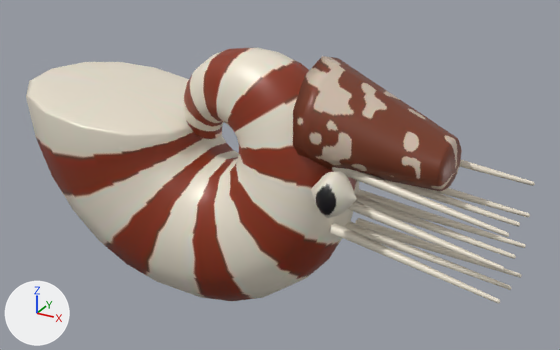
The glTF model public/aqua/models/fish/nautilus.glb as it was, and as the next commit left it.
Camera for both pictures: a 50 mm camera at (6143.9, -2.344, 1.227) aimed at (6142.58, 0.057, 0.027). Arrows for +X, +Y and +Z are at lower left; the lights stay in place. The first picture is the older version. Vertices at exactly the same position are counted once.

The older version as bpy lines, for what is in view:
```python
me_nautilus = bpy.data.meshes.new('nautilus')
me_nautilus.from_pydata(...)  # 1406 vertices, 2756 faces; spans x 6141.5..6143.5, y -0.35..0.35, z -0.53..0.53
me_nautilus.materials.append(mat_painted_pbr_atlas)  # picture img_nautilus_basecolor
ob_nautilus = bpy.data.objects.new('nautilus', me_nautilus)
ob_nautilus.location = (0.0, 0.0, 0.0)
```
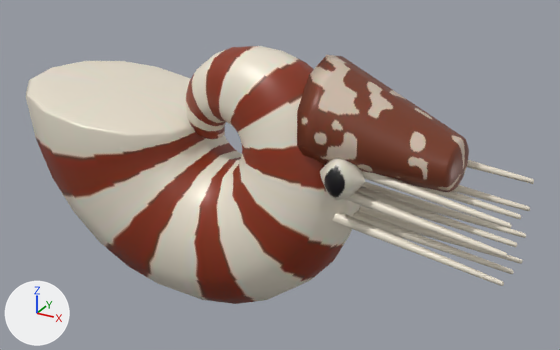
Edits to the bpy script that builds the scene:
```text
Change me_nautilus:
    used by ob_nautilus; location = (0.0, 0.0, 0.0)
    remove me_nautilus.from_pydata(...)  # 1406 vertices, 2756 faces; spans x 6141.5..6143.5, y -0.35..0.35, z -0.53..0.53
    add me_nautilus.from_pydata(...)  # 1406 vertices, 2756 faces; spans x 6141.5..6143.5, y -0.36..0.36, z -0.54..0.54
    me_nautilus part 1: the loose piece of 520 vertices spanning x 6141.5..6142.91, y -0.35..0.35, z -0.53..0.53 is moved by (0.01, 0.0, 0.0)
    me_nautilus part 2: the loose piece of 132 vertices spanning x 6142.77..6143.27, y -0.21..0.21, z 0.14..0.53 is moved by (0.02, 0.0, 0.0)
    me_nautilus part 3: the loose piece of 92 vertices spanning x 6142.86..6143.02, y -0.31..-0.16, z 0.07..0.23 is moved by (-0.01, 0.08, 0.03)
    me_nautilus part 4: the loose piece of 57 vertices spanning x 6142.89..6143.5, y 0.09..0.17, z -0.22..-0.11 is scaled about its middle by (1.15, 0.928, 1.02), then moved by (-0.05, -0.02, 0.07)
    me_nautilus part 5: the loose piece of 57 vertices spanning x 6142.89..6143.5, y -0.02..0.02, z -0.18..-0.07 is scaled about its middle by (1.15, 1.14, 1.02), then moved by (-0.05, 0.0, 0.06)
    me_nautilus part 6: the loose piece of 57 vertices spanning x 6142.89..6143.5, y -0.17..-0.09, z -0.14..-0.03 is scaled about its middle by (1.15, 0.928, 1.02), then moved by (-0.05, 0.02, 0.06)
    me_nautilus part 7: the loose piece of 57 vertices spanning x 6142.89..6143.5, y 0.09..0.17, z -0.1..0.01 is scaled about its middle by (1.15, 0.928, 1.02), then moved by (-0.05, -0.02, 0.05)
    me_nautilus part 8: the loose piece of 57 vertices spanning x 6142.89..6143.5, y -0.02..0.02, z -0.06..0.05 is scaled about its middle by (1.15, 1.14, 1.02), then moved by (-0.05, 0.0, 0.05)
    me_nautilus part 9: the loose piece of 57 vertices spanning x 6142.89..6143.5, y -0.17..-0.09, z -0.02..0.09 is scaled about its middle by (1.15, 0.928, 1.02), then moved by (-0.05, 0.02, 0.04)
    me_nautilus part 10: the loose piece of 57 vertices spanning x 6142.89..6143.5, y 0.09..0.17, z 0.02..0.13 is scaled about its middle by (1.15, 0.928, 1.02), then moved by (-0.05, -0.02, 0.03)
    me_nautilus part 11: the loose piece of 57 vertices spanning x 6142.89..6143.5, y -0.02..0.02, z 0.06..0.17 is scaled about its middle by (1.15, 1.14, 1.02), then moved by (-0.05, 0.0, 0.03)
    me_nautilus part 12: the loose piece of 57 vertices spanning x 6142.89..6143.5, y -0.17..-0.09, z 0.1..0.21 is scaled about its middle by (1.15, 0.928, 1.02), then moved by (-0.05, 0.02, 0.02)
    me_nautilus part 13: the loose piece of 57 vertices spanning x 6142.89..6143.5, y 0.09..0.17, z 0.14..0.25 is scaled about its middle by (1.15, 0.928, 1.02), then moved by (-0.05, -0.02, 0.02)
    other edits to the shape of me_nautilus do not show in these pictures
```

Boxes (x1, y1, x2, y2) around the edits, measured in the pictures (560 x 350 px; the box of a moved part takes in the faces that stretch with it):
'nautilus', reshaped
    before: (26, 47, 535, 304)
    after: (26, 46, 534, 304)
part 1 of me_nautilus, moved or reshaped
    before: (26, 47, 359, 301)
    after: (26, 46, 364, 304)
part 2 of me_nautilus, moved or reshaped
    before: (293, 56, 462, 191)
    after: (297, 55, 469, 192)
part 3 of me_nautilus, moved or reshaped
    before: (311, 171, 357, 218)
    after: (320, 158, 365, 200)
part 4 of me_nautilus, moved or reshaped
    before: (356, 218, 522, 278)
    after: (359, 205, 523, 264)
part 5 of me_nautilus, moved or reshaped
    before: (345, 221, 511, 290)
    after: (353, 211, 514, 274)
part 6 of me_nautilus, moved or reshaped
    before: (330, 222, 500, 304)
    after: (331, 213, 504, 286)
part 7 of me_nautilus, moved or reshaped
    before: (359, 189, 526, 248)
    after: (364, 182, 526, 238)
part 8 of me_nautilus, moved or reshaped
    before: (355, 193, 516, 259)
    after: (357, 186, 517, 247)
part 9 of me_nautilus, moved or reshaped
    before: (348, 201, 505, 271)
    after: (345, 191, 508, 258)
part 10 of me_nautilus, moved or reshaped
    before: (430, 188, 530, 217)
    after: (452, 185, 530, 211)
part 11 of me_nautilus, moved or reshaped
    before: (385, 180, 520, 227)
    after: (416, 186, 521, 219)
part 12 of me_nautilus, moved or reshaped
    before: (332, 167, 509, 237)
    after: (361, 171, 512, 229)
part 13 of me_nautilus, moved or reshaped
    before: (459, 160, 535, 186)
    after: (467, 160, 534, 184)
